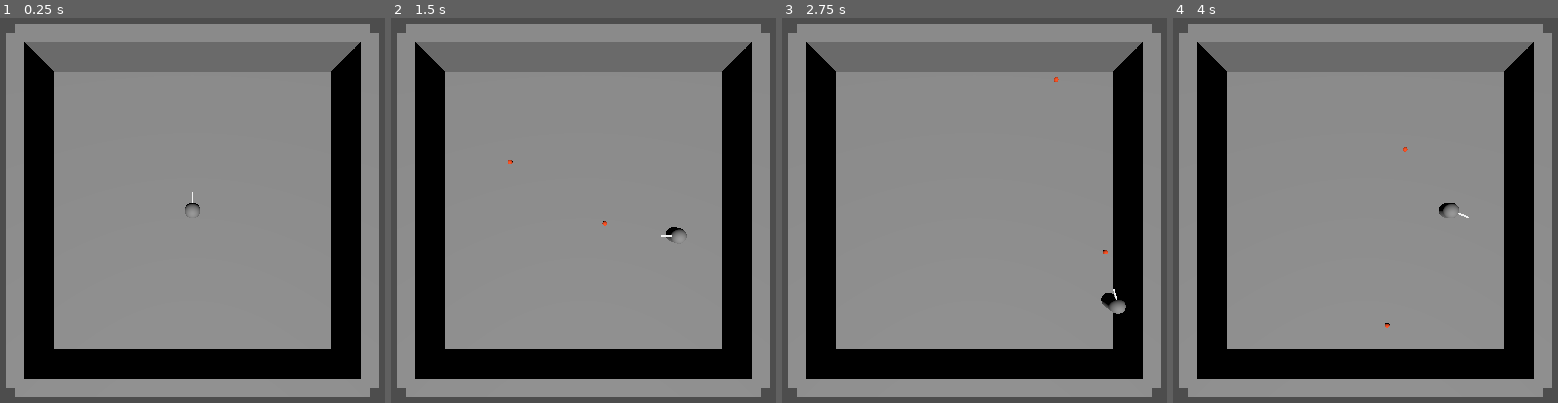
Above: before the commit, frames 1-4 (left to right).
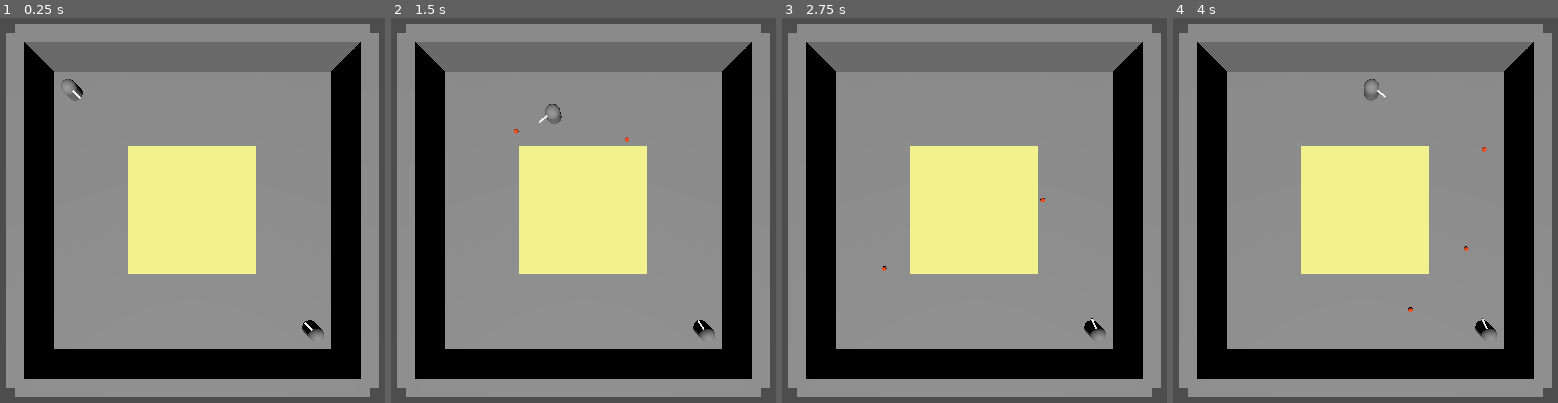
Above: after the commit, the same moments.

Repository: deshtable/Tanks2077
Game: Godot game, scene res://scenes/main.tscn
The game is run twice, just before and just after one commit, with the same random seed, the same clock (stepped at 60 frames per second) and the same inputs.
Inputs (mouse positions are in pixels of both pictures, inside the frame that each line leads up to):
- Up to frame 1 (0.25 s): no input
- Up to frame 2 (1.5 s): tap Enter at 0.5 s; move the mouse to (760, 187) at 0.52 s; hold D (move_right) 0.53-1.28 s; click (760, 187) at 0.6 s; move the mouse to (421, 233) at 1.27 s; hold S (move_back) from 1.28 s (still down); click (421, 233) at 1.35 s
- Up to frame 3 (2.75 s): move the mouse to (1055, 110) at 2.02 s; release S (move_back) at 2.03 s; hold D (move_right) from 2.03 s (still down); click (1055, 110) at 2.1 s
- Up to frame 4 (4 s): move the mouse to (1327, 299) at 2.77 s; release D (move_right) at 2.78 s; hold W (move_forward) 2.78-3.53 s; click (1327, 299) at 2.85 s; move the mouse to (outside the picture) at 3.52 s; hold A (move_left) from 3.53 s (still down); click (outside the picture) at 3.6 s

The runs differ from the first frame. In frame 1, 11% of the frame differs, in the area x 15-85%, y 15-84%; in frame 2, 11%; in frame 3, 12%, in the area x 25-90%, y 15-84%; in frame 4, 11%.

Commit message:
added enemy, LOS and layering between map and tanks

Diff:
--- /dev/null
+++ b/tanks-2077/enemy_sentry.gd
@@ -0,0 +1,84 @@
+extends CharacterBody3D
+
+@export var max_health: int = 1
+var health: int
+
+@export var bullet_scene: PackedScene
+@export var bullet_speed: float = 20.0
+@export var fire_interval: float = 1.2
+@export var spawn_forward_offset: float = 0.6
+
+@onready var turret: Node3D = $Turret
+@onready var muzzle: Marker3D = $Turret/Muzzle
+
+var player: Node3D
+
+func _has_los_to_player() -> bool:
+	if player == null:
+		return false
+
+	var from: Vector3 = muzzle.global_position
+	var to: Vector3 = player.global_position
+	to.y = from.y  # keep the ray flat on the plane
+
+	var query := PhysicsRayQueryParameters3D.create(from, to)
+	query.exclude = [self]
+	query.collision_mask = (1 << 0) | (1 << 2)  # Layer 1 (tanks) + Layer 3 (world)
+
+	var hit := get_world_3d().direct_space_state.intersect_ray(query)
+	if hit.is_empty():
+		return false
+
+	return hit["collider"] == player
+
+func _ready() -> void:
+	health = max_health
+	# simplest: find the player by name "Player" in the current scene
+	player = get_tree().current_scene.get_node_or_null("Player")
+
+	# fire timer
+	var t := Timer.new()
+	t.wait_time = fire_interval
+	t.one_shot = false
+	t.autostart = true
+	add_child(t)
+	t.timeout.connect(_fire)
+
+func _process(delta: float) -> void:
+	if player == null:
+		player = get_tree().current_scene.get_node_or_null("Player")
+		if player == null:
+			return
+
+	_aim_at_player()
+
+func _aim_at_player() -> void:
+	var to_target: Vector3 = player.global_position - turret.global_position
+	to_target.y = 0.0
+	if to_target.length() < 0.001:
+		return
+	turret.look_at(turret.global_position + to_target, Vector3.UP)
+
+func _fire() -> void:
+	if player == null or bullet_scene == null:
+		return
+	if not _has_los_to_player():
+		return
+	var bullet := bullet_scene.instantiate()
+	get_tree().current_scene.add_child(bullet)
+
+	var dir: Vector3 = -turret.global_transform.basis.z.normalized()
+	bullet.global_transform = muzzle.global_transform
+	bullet.global_position = muzzle.global_position + dir * spawn_forward_offset
+
+# Make bullets hit Tanks (layer 1) + World (layer 3) => mask = 1 + 4 = 5
+	if bullet is CollisionObject3D:
+		bullet.set_collision_layer_value(2, true)   # bullet layer = 2
+		bullet.set_collision_mask_value(1, true)    # collide with tanks (layer 1)
+		bullet.set_collision_mask_value(3, true)    # collide with world (layer 3)
+	bullet.velocity = dir * bullet_speed
+
+func apply_damage(amount: int = 1) -> void:
+	health -= amount
+	if health <= 0:
+		queue_free()
--- a/tanks-2077/scenes/bullet.gd
+++ b/tanks-2077/scenes/bullet.gd
@@ -2,9 +2,6 @@
 
 var bounces := 0
 const MAX_BOUNCES := 2
-
-func _ready() -> void:
-	print("Bullet ready at ", global_position)
 
 func _physics_process(delta: float) -> void:
 	if velocity.length_squared() < 0.000001:
@@ -12,7 +9,18 @@
 
 	var collision := move_and_collide(velocity * delta)
 	if collision:
-		print("Bullet hit something")
+		var node := collision.get_collider()
+
+		# Walk up parents until we find something damageable
+		while node != null and not node.has_method("apply_damage"):
+			node = node.get_parent()
+
+		if node != null:
+			node.apply_damage(1)
+			queue_free()
+			return
+
+		# Otherwise bounce
 		velocity = velocity.bounce(collision.get_normal())
 		bounces += 1
 		if bounces > MAX_BOUNCES:
--- /dev/null
+++ b/tanks-2077/scenes/enemy_sentry.tscn
@@ -0,0 +1,36 @@
+[gd_scene load_steps=8 format=3 uid="uid://ds5vwayw6mo7v"]
+
+[ext_resource type="Script" uid="uid://xxvkg7kx7db2" path="res://enemy_sentry.gd" id="1_f7veq"]
+[ext_resource type="PackedScene" uid="uid://b8w42e5g56yth" path="res://scenes/Bullet.tscn" id="2_pqnd2"]
+
+[sub_resource type="CapsuleShape3D" id="CapsuleShape3D_pqnd2"]
+
+[sub_resource type="CapsuleMesh" id="CapsuleMesh_h2a1c"]
+
+[sub_resource type="StandardMaterial3D" id="StandardMaterial3D_ifqkb"]
+albedo_color = Color(1, 0.07058824, 1, 1)
+
+[sub_resource type="StandardMaterial3D" id="StandardMaterial3D_g2els"]
+next_pass = SubResource("StandardMaterial3D_ifqkb")
+
+[sub_resource type="BoxMesh" id="BoxMesh_r4oi2"]
+material = SubResource("StandardMaterial3D_g2els")
+
+[node name="EnemySentry" type="CharacterBody3D"]
+script = ExtResource("1_f7veq")
+bullet_scene = ExtResource("2_pqnd2")
+
+[node name="CollisionShape3D" type="CollisionShape3D" parent="."]
+shape = SubResource("CapsuleShape3D_pqnd2")
+
+[node name="MeshInstance3D" type="MeshInstance3D" parent="."]
+mesh = SubResource("CapsuleMesh_h2a1c")
+
+[node name="Turret" type="Node3D" parent="."]
+
+[node name="MeshInstance3D" type="MeshInstance3D" parent="Turret"]
+transform = Transform3D(0.1, 0, 0, 0, 0.1, 0, 0, 0, 1, 0, 0.6729419, -0.63246423)
+mesh = SubResource("BoxMesh_r4oi2")
+
+[node name="Muzzle" type="Marker3D" parent="Turret"]
+transform = Transform3D(0.9999998, 0, 0, 0, 0.9999998, 0, 0, 0, 1, 0, 0.6646688, -1.1531729)
--- a/tanks-2077/scenes/main.tscn
+++ b/tanks-2077/scenes/main.tscn
@@ -1,7 +1,8 @@
-[gd_scene load_steps=9 format=3 uid="uid://b85ittjhtb315"]
+[gd_scene load_steps=13 format=3 uid="uid://b85ittjhtb315"]
 
 [ext_resource type="PackedScene" uid="uid://b067t32u54jyh" path="res://scenes/player.tscn" id="1_o5qli"]
 [ext_resource type="PackedScene" uid="uid://b8w42e5g56yth" path="res://scenes/Bullet.tscn" id="2_0wfyh"]
+[ext_resource type="PackedScene" uid="uid://ds5vwayw6mo7v" path="res://scenes/enemy_sentry.tscn" id="3_sugp2"]
 
 [sub_resource type="PlaneMesh" id="PlaneMesh_sgp6g"]
 size = Vector2(20, 20)
@@ -15,6 +16,14 @@
 [sub_resource type="BoxShape3D" id="BoxShape3D_sugp2"]
 
 [sub_resource type="BoxShape3D" id="BoxShape3D_jyhfs"]
+
+[sub_resource type="StandardMaterial3D" id="StandardMaterial3D_sugp2"]
+albedo_color = Color(1, 1, 0.58431375, 1)
+
+[sub_resource type="BoxMesh" id="BoxMesh_jyhfs"]
+material = SubResource("StandardMaterial3D_sugp2")
+
+[sub_resource type="BoxShape3D" id="BoxShape3D_tbgi4"]
 
 [node name="Main" type="Node3D"]
 
@@ -31,6 +40,8 @@
 mesh = SubResource("BoxMesh_o5qli")
 
 [node name="StaticBody3D" type="StaticBody3D" parent="MeshInstance3D2"]
+collision_layer = 4
+collision_mask = 4
 
 [node name="CollisionShape3D" type="CollisionShape3D" parent="MeshInstance3D2/StaticBody3D"]
 shape = SubResource("BoxShape3D_0wfyh")
@@ -40,6 +51,8 @@
 mesh = SubResource("BoxMesh_o5qli")
 
 [node name="StaticBody3D" type="StaticBody3D" parent="MeshInstance3D3"]
+collision_layer = 4
+collision_mask = 4
 
 [node name="CollisionShape3D" type="CollisionShape3D" parent="MeshInstance3D3/StaticBody3D"]
 shape = SubResource("BoxShape3D_o5qli")
@@ -49,6 +62,8 @@
 mesh = SubResource("BoxMesh_o5qli")
 
 [node name="StaticBody3D" type="StaticBody3D" parent="MeshInstance3D4"]
+collision_layer = 4
+collision_mask = 4
 
 [node name="CollisionShape3D" type="CollisionShape3D" parent="MeshInstance3D4/StaticBody3D"]
 shape = SubResource("BoxShape3D_sugp2")
@@ -58,13 +73,31 @@
 mesh = SubResource("BoxMesh_o5qli")
 
 [node name="StaticBody3D" type="StaticBody3D" parent="MeshInstance3D5"]
+collision_layer = 4
+collision_mask = 4
 
 [node name="CollisionShape3D" type="CollisionShape3D" parent="MeshInstance3D5/StaticBody3D"]
 shape = SubResource("BoxShape3D_jyhfs")
 
 [node name="Player" parent="." instance=ExtResource("1_o5qli")]
-transform = Transform3D(1, 0, 0, 0, 1, 0, 0, 0, 1, 0, 1, 0)
+transform = Transform3D(1, 0, 0, 0, 1, 0, 0, 0, 1, -8, 1, -8)
 bullet_scene = ExtResource("2_0wfyh")
+bullet_speed = 10.0
 
 [node name="DirectionalLight3D" type="DirectionalLight3D" parent="."]
 transform = Transform3D(1, 0, 0, 0, 0.49999997, 0.86602545, 0, -0.86602545, 0.49999997, 0, 0, -50)
+
+[node name="EnemySentry" parent="." instance=ExtResource("3_sugp2")]
+transform = Transform3D(1, 0, 0, 0, 1, 0, 0, 0, 1, 8, 0.5, 8)
+bullet_speed = 10.0
+
+[node name="MeshInstance3D6" type="MeshInstance3D" parent="."]
+transform = Transform3D(7, 0, 0, 0, 4, 0, 0, 0, 7, 0, 2, 0)
+mesh = SubResource("BoxMesh_jyhfs")
+
+[node name="StaticBody3D" type="StaticBody3D" parent="MeshInstance3D6"]
+collision_layer = 4
+collision_mask = 4
+
+[node name="CollisionShape3D" type="CollisionShape3D" parent="MeshInstance3D6/StaticBody3D"]
+shape = SubResource("BoxShape3D_tbgi4")
--- a/tanks-2077/scenes/player.gd
+++ b/tanks-2077/scenes/player.gd
@@ -5,7 +5,15 @@
 @export var bullet_scene: PackedScene
 @export var bullet_speed: float = 25.0
 @export var max_bullets_alive: int = 5
-@export var spawn_forward_offset: float = 0.6
+@export var spawn_forward_offset: float = 1.0
+
+# Bullet collisions (simple scheme)
+# Tanks + world on layer 1, bullets on layer 2
+@export var bullet_collision_layer: int = 2
+@export var bullet_collision_mask: int = 5
+
+@export var max_health: int = 1
+var health: int
 
 @onready var turret: Node3D = $Turret
 @onready var muzzle: Marker3D = $Turret/Muzzle
@@ -14,6 +22,14 @@
 var move_input: Vector2 = Vector2.ZERO
 var active_bullets: Array[Node] = []
 
+func _ready() -> void:
+	health = max_health
+
+func apply_damage(amount: int = 1) -> void:
+	health -= amount
+	print("Player hit! HP =", health)
+	if health <= 0:
+		queue_free()
 
 func _physics_process(delta: float) -> void:
 	# Fire
@@ -26,18 +42,16 @@
 	var move_vec = Vector3(move_input.x, 0.0, move_input.y)
 
 	if move_vec.length() > 0.001:
-		# Face movement direction
 		rotation.y = atan2(-move_vec.x, -move_vec.z)
 
 	velocity.x = move_vec.x * move_speed
 	velocity.z = move_vec.z * move_speed
 	velocity.y = 0.0
 	move_and_slide()
-
+	global_position.y = 0.5
 
 func _process(delta: float) -> void:
 	_aim_turret_at_mouse()
-
 
 func _aim_turret_at_mouse() -> void:
 	if cam == null:
@@ -47,7 +61,6 @@
 	var from: Vector3 = cam.project_ray_origin(mouse_pos)
 	var dir: Vector3 = cam.project_ray_normal(mouse_pos)
 
-	# Intersect with the ground plane at y = 0
 	if abs(dir.y) < 0.0001:
 		return
 	var t := -from.y / dir.y
@@ -62,14 +75,12 @@
 
 	turret.look_at(turret.global_transform.origin + to_target, Vector3.UP)
 
-
 func _try_fire() -> void:
-	# Bullet scene must be assigned in Inspector
 	if bullet_scene == null:
 		print("No bullet_scene assigned on Player!")
 		return
 
-	# Enforce max bullets alive (clean invalid refs first)
+	# Enforce max bullets alive
 	active_bullets = active_bullets.filter(func(b): return is_instance_valid(b))
 	if active_bullets.size() >= max_bullets_alive:
 		return
@@ -81,20 +92,27 @@
 	# Fire direction (Godot forward is -Z)
 	var dir: Vector3 = -turret.global_transform.basis.z.normalized()
 
-	# Spawn at muzzle but pushed forward so it doesn't instantly collide with the tank
+	# Spawn bullet at muzzle, pushed forward
 	bullet.global_transform = muzzle.global_transform
 	bullet.global_position = muzzle.global_position + dir * spawn_forward_offset
+# Make bullets hit Tanks (layer 1) + World (layer 3) => mask = 1 + 4 = 5
+	if bullet is CollisionObject3D:
+		bullet.set_collision_layer_value(2, true)   # bullet layer = 2
+		bullet.set_collision_mask_value(1, true)    # collide with tanks (layer 1)
+		bullet.set_collision_mask_value(3, true)    # collide with world (layer 3)
 
-	# Prevent bullet from colliding with the player immediately
-	if bullet is CollisionObject3D:
+		# Ignore player briefly so it doesn't instantly collide at spawn,
+		# then allow ricochets to kill the player later.
 		bullet.add_collision_exception_with(self)
+		get_tree().create_timer(0.05).timeout.connect(func():
+			if is_instance_valid(bullet):
+				bullet.remove_collision_exception_with(self)
+		)
 
-	# Bullet script should define `velocity` (Vector3). We'll set it.
-	# If this print shows but bullet doesn't move, your Bullet script isn't using move_and_collide/move_and_slide.
-	if "velocity" in bullet:
+	# IMPORTANT: CharacterBody3D already has built-in `velocity`
+	if bullet is CharacterBody3D:
 		bullet.velocity = dir * bullet_speed
 	else:
-		# Fallback: set a metadata or call method if you made it differently
-		print("Bullet has no 'velocity' property. Add `var velocity: Vector3` to Bullet.gd")
+		print("Bullet root is not CharacterBody3D. Make Bullet.tscn root CharacterBody3D.")
 
 	print("Spawned bullet at ", bullet.global_position, " dir=", dir)
--- /dev/null
+++ b/tanks-2077/scenes/tank.gd
@@ -0,0 +1,12 @@
+extends CharacterBody3D
+
+@export var max_health: int = 1
+var health: int
+
+func _ready() -> void:
+	health = max_health
+
+func apply_damage(amount: int = 1) -> void:
+	health -= amount
+	if health <= 0:
+		queue_free()
Not shown, added: tanks-2077/enemy_sentry.gd.uid
Not shown, added: tanks-2077/scenes/tank.gd.uid
